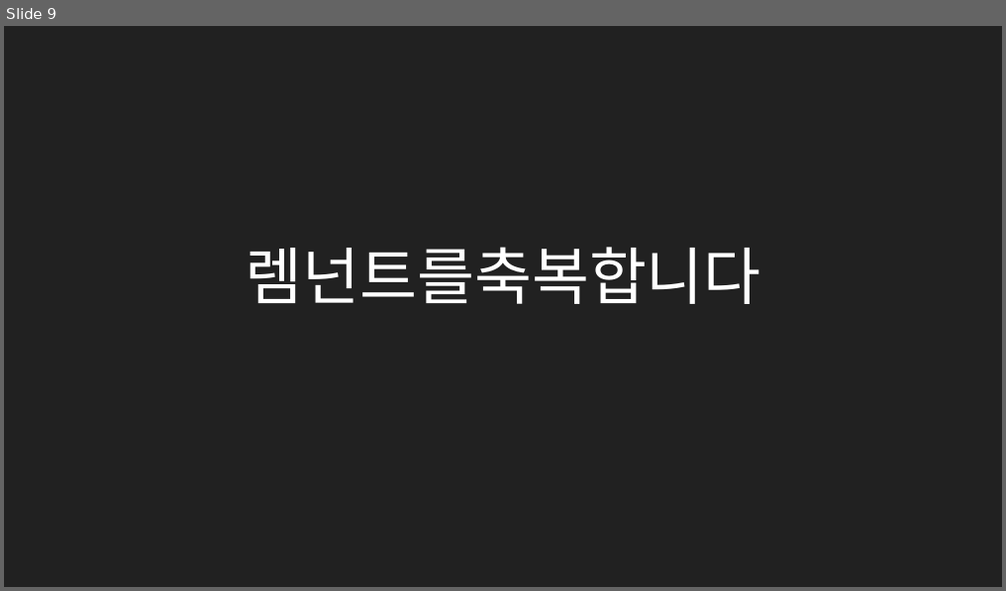
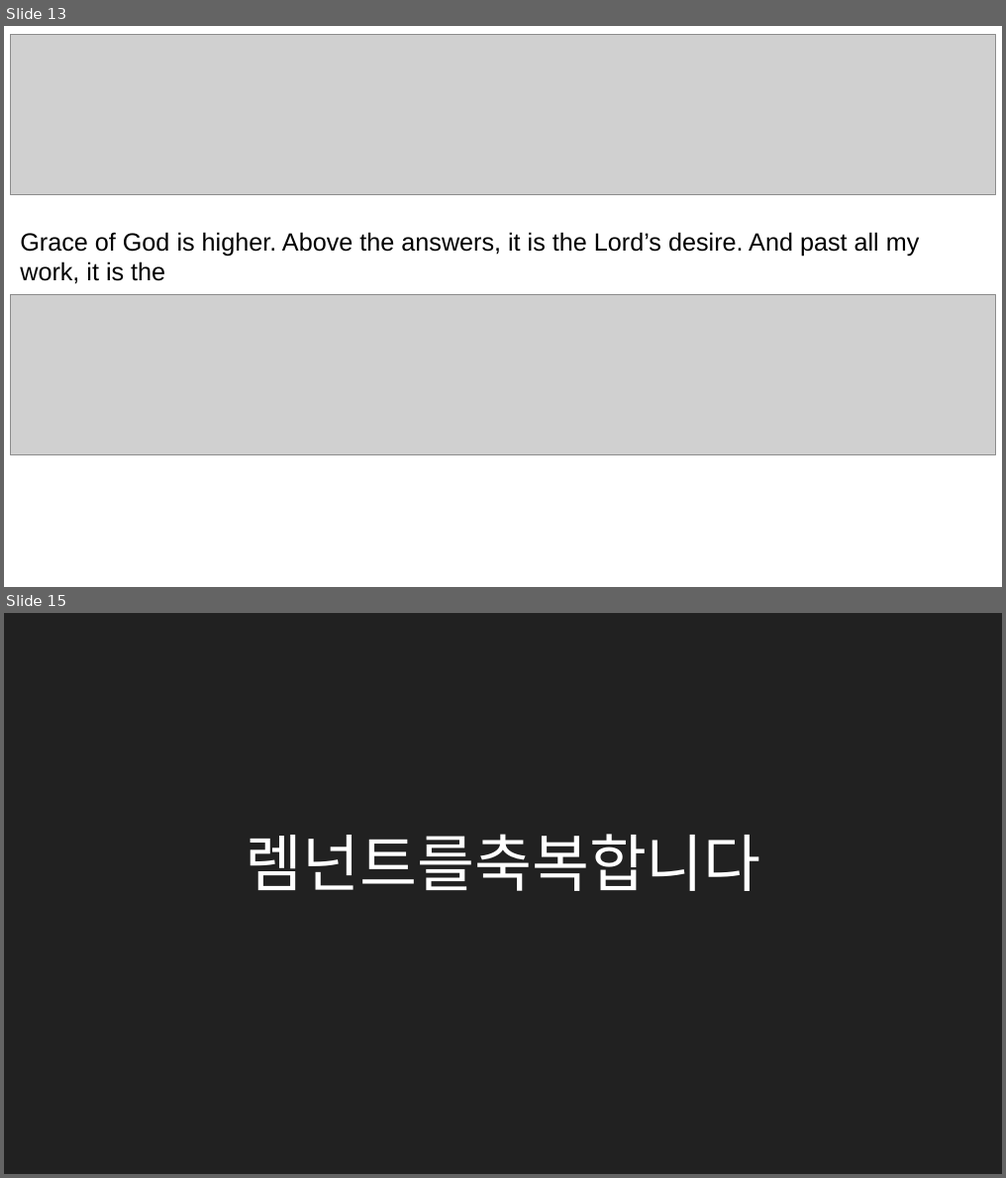
Before and after one commit to MiniMinja/ForSunday, a slide deck: postwor.pptx. Shown one above the other, each under a label of ours: slide 9 before the commit, slides 13 and 15 after it; the slides between them are not shown. The pictures are 1006x591 and 1006x1178 pixels, drawn with LibreOffice and Linux fonts; fonts in the diff are those of the drawing; grey boxes stand for pictures. Boxes give left, top, right and bottom in pixels: in the first picture for what was removed or moved away, otherwise in the second. Text is boxed around its words. In the diff, an @@ line names an element or a change of style, - is before the commit and + after.

```diff
--- a/postwor.pptx
+++ b/postwor.pptx
@@ slide 13 added at (4,26,1002,587), background #FFFFFF @@
@@ picture added at (10,34,996,194) @@
@@ text added at (20,232,920,284), 18 pt, text #000000 @@
+Grace of God is higher. Above the answers, it is the Lord’s desire. And past all my work, it is the
@@ picture added at (10,294,996,455) @@
@@ what was slide 9 is now slide 15 @@
```
Also in this commit, not shown: 1 slide changed, 22 other slides added, 11 slides removed.
